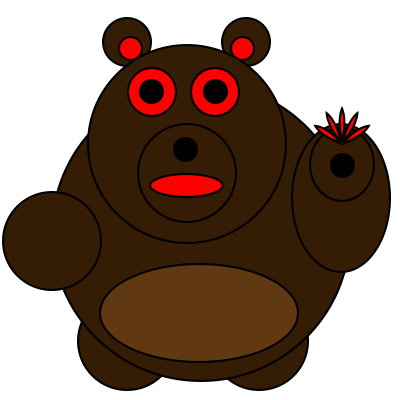
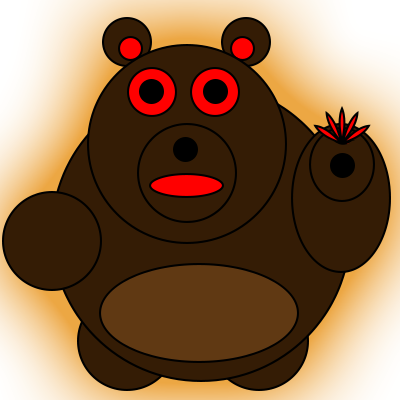
Two versions of the same layered image (400x400). Layer-by-layer changes:
added group "boss" with 1 layers above "Group 1" over left=2, top=17, right=391, bottom=391
added layer "front left arm" (1st of 2, in "boss") in group "boss" over left=2, top=17, right=391, bottom=391
moved "front left arm" (2nd of 2, in "Group 1") into group "Group 1" over left=2, top=191, right=63, bottom=291
moved "right forearm" into group "Group 1" over left=309, top=106, right=375, bottom=143
moved "front right arm" into group "Group 1" over left=304, top=123, right=391, bottom=273
moved "head" (1st of 2, in "Group 1") into group "Group 1" over left=87, top=17, right=287, bottom=135
moved "body" into group "Group 1" over left=51, top=82, right=351, bottom=382
moved "back left leg" into group "Group 1" over left=77, top=316, right=177, bottom=391
moved "back right leg" into group "Group 1" over left=209, top=336, right=309, bottom=391
